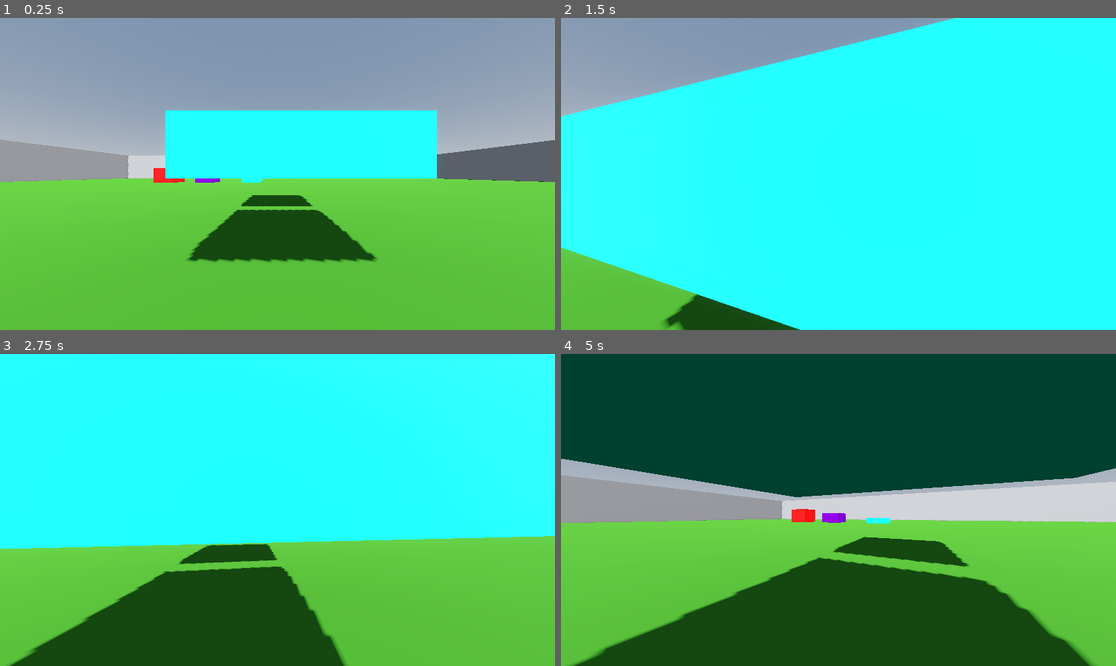
Above: before the commit, frames 1-4 (two rows, left to right).
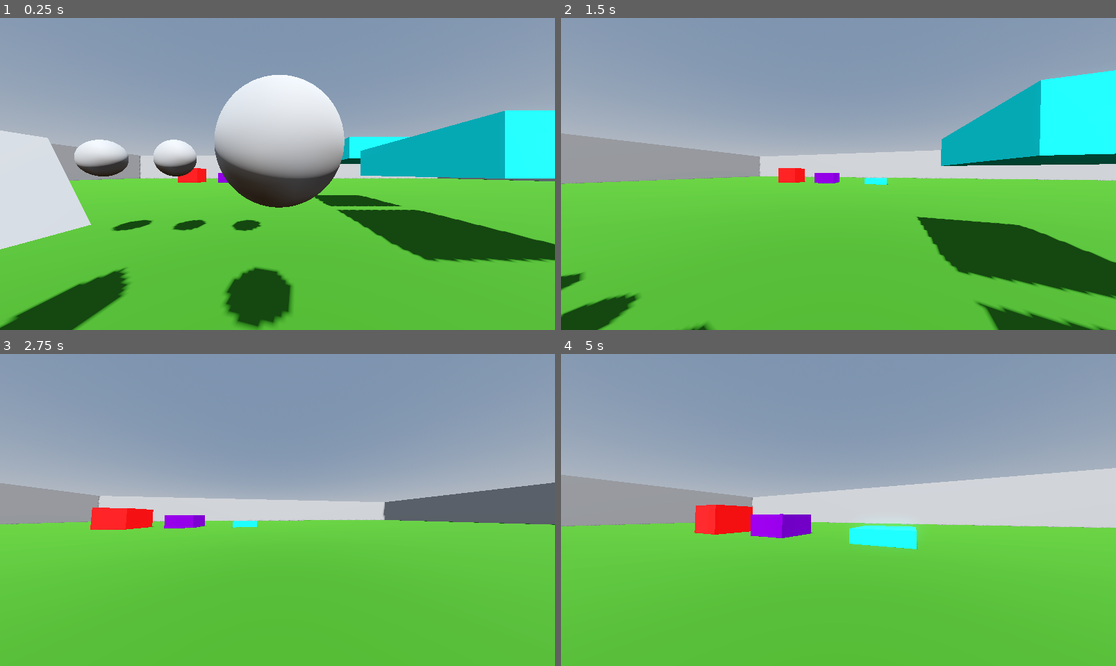
Above: after the commit, the same moments.

Repository: lestercantor/godot-3d-practice
Game: Godot game, scene res://World/world.tscn
The game is run twice, just before and just after one commit, with the same random seed, the same clock (stepped at 60 frames per second) and the same inputs.
Inputs (mouse positions are in pixels of both pictures, inside the frame that each line leads up to):
- Up to frame 1 (0.25 s): no input
- Up to frame 2 (1.5 s): move the mouse to (866, 174) at 0.52 s; hold E (Interact, bound only after the commit) 0.53-1.28 s; hold W (up) from 0.53 s (still down); tap Space (jump) at 0.77 s; move the mouse to (810, 174) at 1.27 s; tap Ctrl (crouch) at 1.35 s
- Up to frame 3 (2.75 s): keep holding W (up); tap Space (jump) at 1.52 s; tap E (Interact, bound only after the commit) at 1.55, 2.3 s; move the mouse to (288, 503) at 2.02 s; hold Shift (sprint) from 2.03 s (still down)
- Up to frame 4 (5 s): keep holding W (up); move the mouse to (832, 516) at 2.77 s; release Shift (sprint) at 2.78 s; tap E (Interact, bound only after the commit) at 2.85, 4.55 s; tap Space (jump) at 3.02, 3.77, 4.52 s; move the mouse to (877, 513) at 3.52 s; hold E (Interact, bound only after the commit) 3.53-4.28 s; move the mouse to (794, 506) at 4.27 s; tap Ctrl (crouch) at 4.35 s

The runs differ from the first frame. In frame 1, 36% of the frame differs, in the area x 0-100%, y 18-100%; in frame 2, 82%, in the area x 0-100%, y 0-100%; in frame 3, 74%; in frame 4, 67%.

Commit message:
starting implementation of interact system.
so far a 3d raycast is done. interactable objects are done with on_interact function that can be overridden

Diff:
--- /dev/null
+++ b/Interactables/Interactable Objects/BaseInteract.gd
@@ -0,0 +1,8 @@
+extends CollisionObject3D
+class_name Interactable
+
+@export var message: String = "hello"
+
+func on_interact(body) -> void:
+	print(body.name + " interacted with " + self.name)
+	queue_free()
--- /dev/null
+++ b/Interactables/Interactable Objects/child test/child_interact_test.gd
@@ -0,0 +1,4 @@
+extends Interactable
+
+func on_interact(_body) -> void:
+	translate(Vector3.LEFT)
--- /dev/null
+++ b/Interactables/Interactable Objects/child test/child_interactable.tscn
@@ -0,0 +1,22 @@
+[gd_scene load_steps=4 format=3 uid="uid://dtymve8sb31my"]
+
+[ext_resource type="Script" path="res://Interactables/Interactable Objects/child test/child_interact_test.gd" id="1_b1cjo"]
+
+[sub_resource type="PrismMesh" id="PrismMesh_1lj8o"]
+
+[sub_resource type="ConvexPolygonShape3D" id="ConvexPolygonShape3D_07kqr"]
+points = PackedVector3Array(0, 0.5, 0.5, 0.5, -0.5, 0.5, -0.5, -0.5, 0.5, 0, 0.5, -0.5, 0.5, -0.5, -0.5, -0.5, -0.5, -0.5)
+
+[node name="RigidBody3D" type="RigidBody3D"]
+collision_layer = 5
+collision_mask = 3
+contact_monitor = true
+max_contacts_reported = 2
+script = ExtResource("1_b1cjo")
+message = "triangle"
+
+[node name="MeshInstance3D" type="MeshInstance3D" parent="."]
+mesh = SubResource("PrismMesh_1lj8o")
+
+[node name="CollisionShape3D" type="CollisionShape3D" parent="."]
+shape = SubResource("ConvexPolygonShape3D_07kqr")
--- /dev/null
+++ b/Interactables/Interactable Objects/test_interactable.tscn
@@ -0,0 +1,17 @@
+[gd_scene load_steps=4 format=3 uid="uid://chren7x8xtu2h"]
+
+[ext_resource type="Script" path="res://Interactables/Interactable Objects/BaseInteract.gd" id="1_miala"]
+
+[sub_resource type="SphereMesh" id="SphereMesh_8rrn8"]
+
+[sub_resource type="SphereShape3D" id="SphereShape3D_q3q6w"]
+
+[node name="StaticBody3D" type="StaticBody3D"]
+collision_layer = 5
+script = ExtResource("1_miala")
+
+[node name="MeshInstance3D" type="MeshInstance3D" parent="."]
+mesh = SubResource("SphereMesh_8rrn8")
+
+[node name="CollisionShape3D" type="CollisionShape3D" parent="."]
+shape = SubResource("SphereShape3D_q3q6w")
--- /dev/null
+++ b/Interactables/PlayerInteractRay/interaction_ray.gd
@@ -0,0 +1,31 @@
+extends RayCast3D
+
+signal start_colliding(object: Interactable)
+signal end_colliding()
+
+@export var interact_range: float = 1
+
+var already_colliding: bool = false
+
+# Called when the node enters the scene tree for the first time.
+func _ready() -> void:
+	target_position.z = interact_range
+
+func _physics_process(delta: float) -> void:
+	# Check if the raycast is colliding with something and we're not already colliding
+	if is_colliding() and !already_colliding:
+		# Check if the object the raycast is colliding with has the "Interactable" class
+		var collider = get_collider()
+		if collider is Interactable:
+			print(collider.message + " is interactable")
+
+			# Set already_colliding to true so that it doesn't get called every frame
+			already_colliding = true
+			# Emit the signal that the raycast has collided with something and pass the interactable object
+			start_colliding.emit(collider)
+
+	# Check when the player has looked away from the interactable object
+	# Emit the signal that the raycast has stopped and set already_colliding to false so it's not called every frame
+	elif !is_colliding() and already_colliding:
+		end_colliding.emit()
+		already_colliding = false
--- /dev/null
+++ b/Interactables/PlayerInteractRay/interaction_ray.tscn
@@ -0,0 +1,9 @@
+[gd_scene load_steps=2 format=3 uid="uid://rcyqt17sqkp2"]
+
+[ext_resource type="Script" path="res://Interactables/PlayerInteractRay/interaction_ray.gd" id="1_ay3wu"]
+
+[node name="InteractionRay" type="RayCast3D"]
+target_position = Vector3(0, 0, -1)
+collision_mask = 4
+collide_with_areas = true
+script = ExtResource("1_ay3wu")
--- a/Player/player.gd
+++ b/Player/player.gd
@@ -14,6 +14,8 @@
 var target_fov: float = 0.0
 var bFov_lerp: bool = false
 var was_moving: bool = false
+
+var actor_to_interact_with: Interactable = null
 
 func _ready() -> void:
 	player_camera.set_fov(base_fov)
@@ -42,6 +44,8 @@
 func _input(event: InputEvent) -> void:
 	if Input.is_action_just_pressed("exit"):
 		get_tree().quit()
+	if event.is_action_pressed("Interact") and actor_to_interact_with:
+		actor_to_interact_with.on_interact(self)
 
 func update_fov() -> void:
 	# Set target FOV based on the movement state
@@ -51,3 +55,9 @@
 		target_fov = base_fov
 
 	bFov_lerp = true # Enable lerping for the smooth transition
+
+func _on_interaction_ray_start_colliding(object: Interactable) -> void:
+	actor_to_interact_with = object
+
+func _on_interaction_ray_end_colliding() -> void:
+	actor_to_interact_with = null
--- a/Player/player.tscn
+++ b/Player/player.tscn
@@ -1,6 +1,7 @@
-[gd_scene load_steps=9 format=3 uid="uid://bbqqs4brsd23k"]
+[gd_scene load_steps=10 format=3 uid="uid://bbqqs4brsd23k"]
 
 [ext_resource type="Script" path="res://Player/player.gd" id="1_cbrqq"]
+[ext_resource type="PackedScene" uid="uid://rcyqt17sqkp2" path="res://Interactables/PlayerInteractRay/interaction_ray.tscn" id="2_8cbfn"]
 [ext_resource type="Script" path="res://Movement Component/CustomMovementComponent.gd" id="2_y4nyf"]
 
 [sub_resource type="CapsuleMesh" id="CapsuleMesh_qw15f"]
@@ -110,6 +111,9 @@
 [node name="Camera3D" type="Camera3D" parent="head"]
 fov = 90.0
 
+[node name="InteractionRay" parent="head" instance=ExtResource("2_8cbfn")]
+interact_range = -2.5
+
 [node name="CustomMovementComponent" type="Node" parent="." node_paths=PackedStringArray("actor", "uncrouch_space")]
 script = ExtResource("2_y4nyf")
 actor = NodePath("..")
@@ -124,3 +128,6 @@
 libraries = {
 "": SubResource("AnimationLibrary_h22yx")
 }
+
+[connection signal="end_colliding" from="head/InteractionRay" to="." method="_on_interaction_ray_end_colliding"]
+[connection signal="start_colliding" from="head/InteractionRay" to="." method="_on_interaction_ray_start_colliding"]
--- a/World/world.tscn
+++ b/World/world.tscn
@@ -1,6 +1,8 @@
-[gd_scene load_steps=11 format=3 uid="uid://b7mj3iypqyxxy"]
+[gd_scene load_steps=13 format=3 uid="uid://b7mj3iypqyxxy"]
 
 [ext_resource type="PackedScene" uid="uid://bbqqs4brsd23k" path="res://Player/player.tscn" id="1_5e36h"]
+[ext_resource type="PackedScene" uid="uid://chren7x8xtu2h" path="res://Interactables/Interactable Objects/test_interactable.tscn" id="1_5jvjg"]
+[ext_resource type="PackedScene" uid="uid://dtymve8sb31my" path="res://Interactables/Interactable Objects/child test/child_interactable.tscn" id="3_2gmjv"]
 
 [sub_resource type="StandardMaterial3D" id="StandardMaterial3D_jmvmi"]
 albedo_color = Color(0.155252, 0.383387, 0, 1)
@@ -94,6 +96,18 @@
 use_collision = true
 size = Vector3(1, 11, 127)
 
+[node name="TestInteractable" parent="." instance=ExtResource("1_5jvjg")]
+transform = Transform3D(1, 0, 0, 0, 1, 0, 0, 0, 1, -10.1391, 2.23314, -3)
+
+[node name="TestInteractable2" parent="." instance=ExtResource("1_5jvjg")]
+transform = Transform3D(1, 0, 0, 0, 1, 0, 0, 0, 1, -8.13911, 2.23314, -3)
+
+[node name="TestInteractable3" parent="." instance=ExtResource("1_5jvjg")]
+transform = Transform3D(1, 0, 0, 0, 1, 0, 0, 0, 1, -6.13911, 2.23314, -3)
+
+[node name="TestInteractable4" parent="." instance=ExtResource("1_5jvjg")]
+transform = Transform3D(1, 0, 0, 0, 1, 0, 0, 0, 1, -5.33911, 2.03314, 0)
+
 [node name="DirectionalLight3D" type="DirectionalLight3D" parent="."]
 transform = Transform3D(-0.965926, -0.224144, 0.12941, 0.224144, -0.474445, 0.851271, -0.12941, 0.851271, 0.508519, 0, 22, 0)
 shadow_enabled = true
@@ -102,5 +116,7 @@
 environment = SubResource("Environment_u5exw")
 
 [node name="Player" parent="." instance=ExtResource("1_5e36h")]
-transform = Transform3D(1, 0, 0, 0, 1, 0, 0, 0, 1, -0.351983, 1.0005, 1.29793)
-sensitivity = 0.3
+transform = Transform3D(1, 0, 0, 0, 1, 0, 0, 0, 1, -5.35198, 1.0005, 1.29793)
+
+[node name="RigidBody3D" parent="." instance=ExtResource("3_2gmjv")]
+transform = Transform3D(1, 0, 0, 0, 1, 0, 0, 0, 1, -8, 2, 0)
--- a/project.godot
+++ b/project.godot
@@ -57,8 +57,14 @@
 "events": [Object(InputEventKey,"resource_local_to_scene":false,"resource_name":"","device":-1,"window_id":0,"alt_press …(191 unchanged characters)…
 ]
 }
+Interact={
+"deadzone": 0.5,
+"events": [Object(InputEventKey,"resource_local_to_scene":false,"resource_name":"","device":-1,"window_id":0,"alt_pressed":false,"shift_pressed":false,"ctrl_pressed":false,"meta_pressed":false,"pressed":false,"keycode":0,"physical_keycode":69,"key_label":0,"unicode":101,"location":0,"echo":false,"script":null)
+]
+}
 
 [layer_names]
 
 3d_physics/layer_1="World"
 3d_physics/layer_2="Player"
+3d_physics/layer_3="Interactable"
